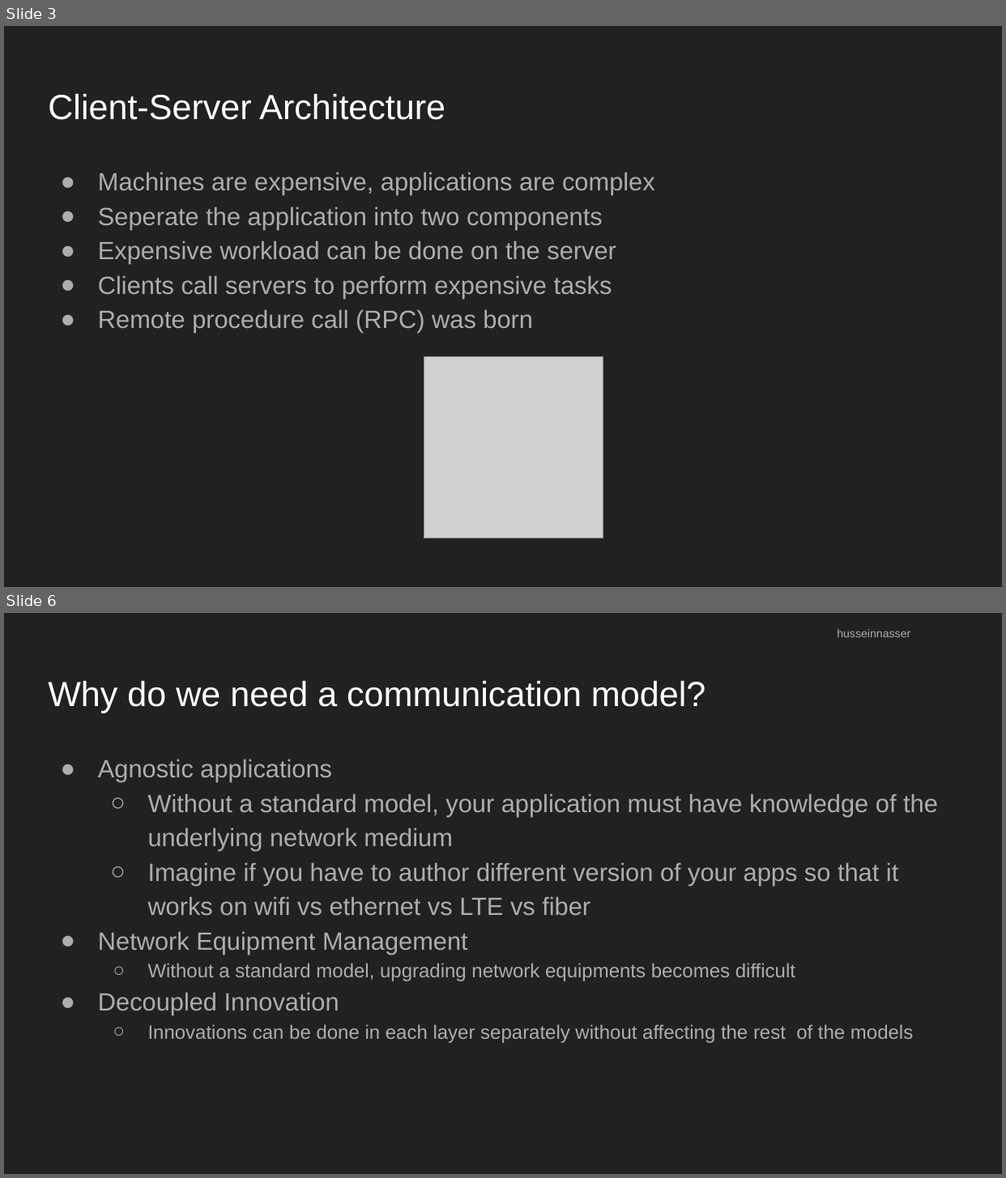
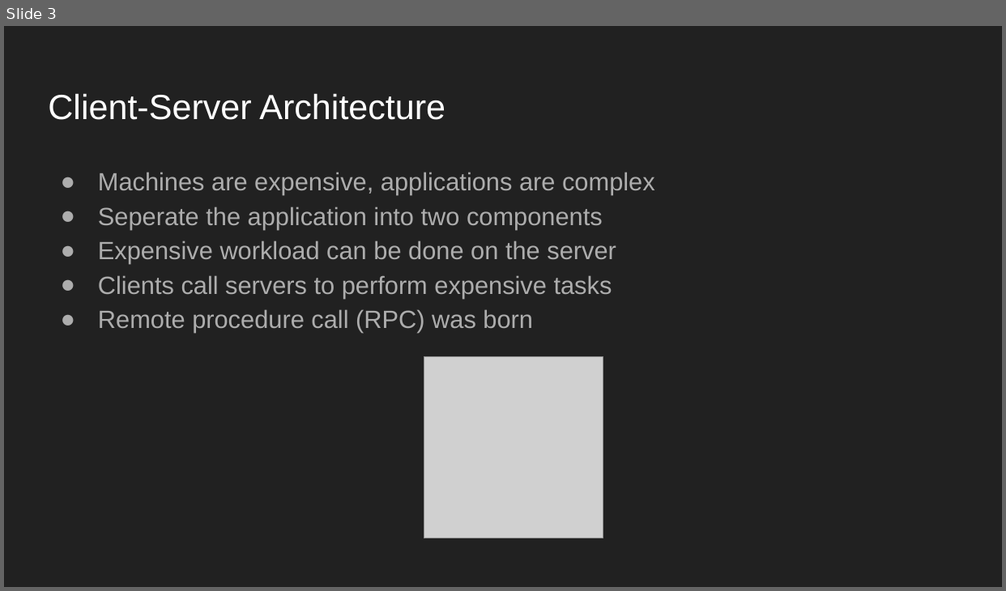
Before and after one commit to trthsa/thinkprompt-asm-file-manipulation, a slide deck: Networking.pptx. Shown one above the other, each under a label of ours: slides 3 and 6 before the commit, slide 3 after it; the slides between them are not shown. The pictures are 1006x1178 and 1006x591 pixels, drawn with LibreOffice and Linux fonts; fonts in the diff are those of the drawing; grey boxes stand for pictures. Boxes give left, top, right and bottom in pixels: in the first picture for what was removed or moved away, otherwise in the second. Text is boxed around its words. In the diff, an @@ line names an element or a change of style, - is before the commit and + after.

```diff
--- a/Networking.pptx
+++ b/Networking.pptx
@@ slide 6 removed at [4,613,1002,1174], background #212121 @@
@@ subtitle removed at [837,629,910,637] @@
-husseinnasser
@@ title removed at [48,680,705,713] @@
-Why do we need a communication model?
@@ text removed at [98,759,938,1043] @@
-● Agnostic applications
-  ○ Without a standard model, your application must have knowledge of the underlying network medium
-  ○ Imagine if you have to author different version of your apps so that it works on wifi vs ethernet vs LTE vs fiber
-● Network Equipment Management
-  ○ Without a standard model, upgrading network equipments becomes difficult
-● Decoupled Innovation
-  ○ Innovations can be done in each layer separately without affecting the rest of the models
```
Also in this commit, not shown: 9 other slides removed, 20 other files.
